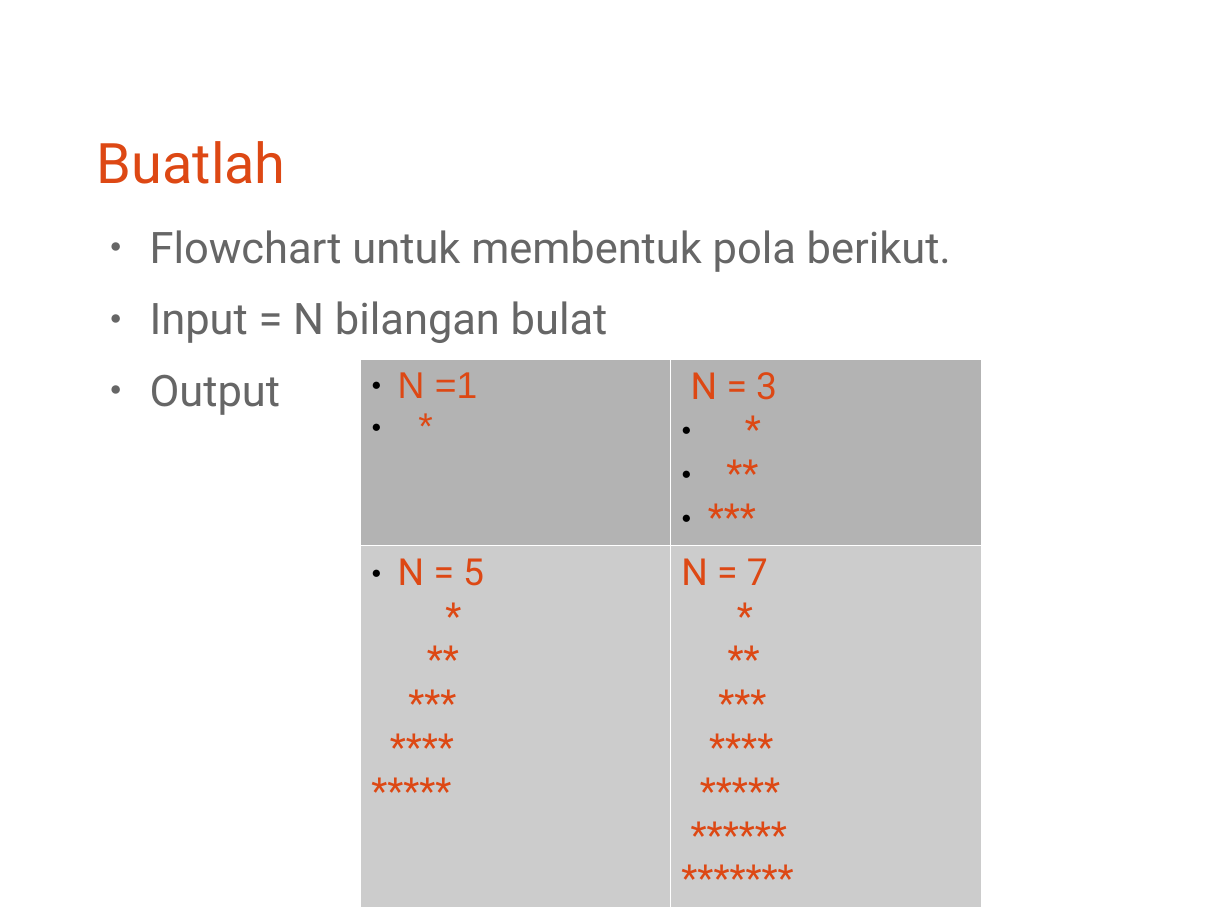
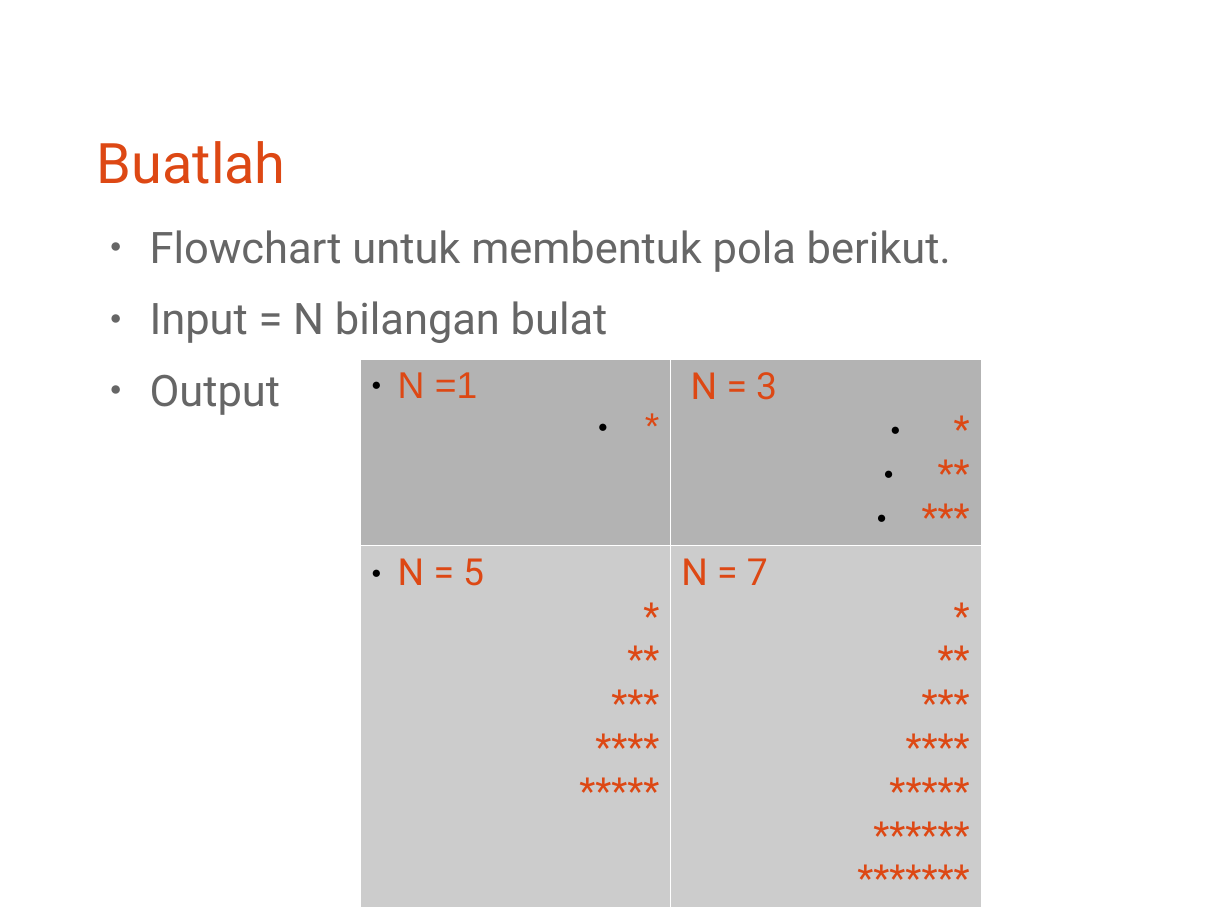
Before and after one commit to bagustris/prokom-tf, a slide deck: slide 20 of prokom1.odp. Drawn at 1232x924 pixels with LibreOffice and Linux fonts; fonts in the diff are those of the drawing. Boxes give left, top, right and bottom in pixels: in the first picture for what was removed or moved away, otherwise in the second. Text is boxed around its words. In the diff, an @@ line names an element or a change of style, - is before the commit and + after.

```diff
--- a/prokom1.odp
+++ b/prokom1.odp
@@ table at (x1=360, y1=359, x2=982, y2=885) @@
@@ alignment left to right @@
```
Also in this commit, not shown: 3 other slides changed, 2 other files.
